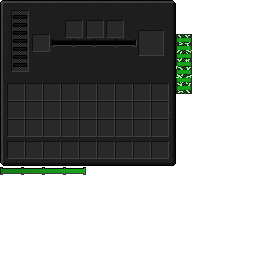
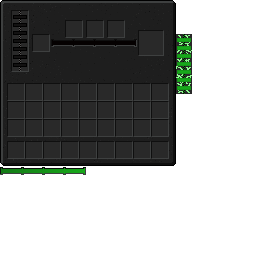
Layers edited between the first and the second 256 x 256 image:
painted on "Background" over [106, 20, 125, 38]
